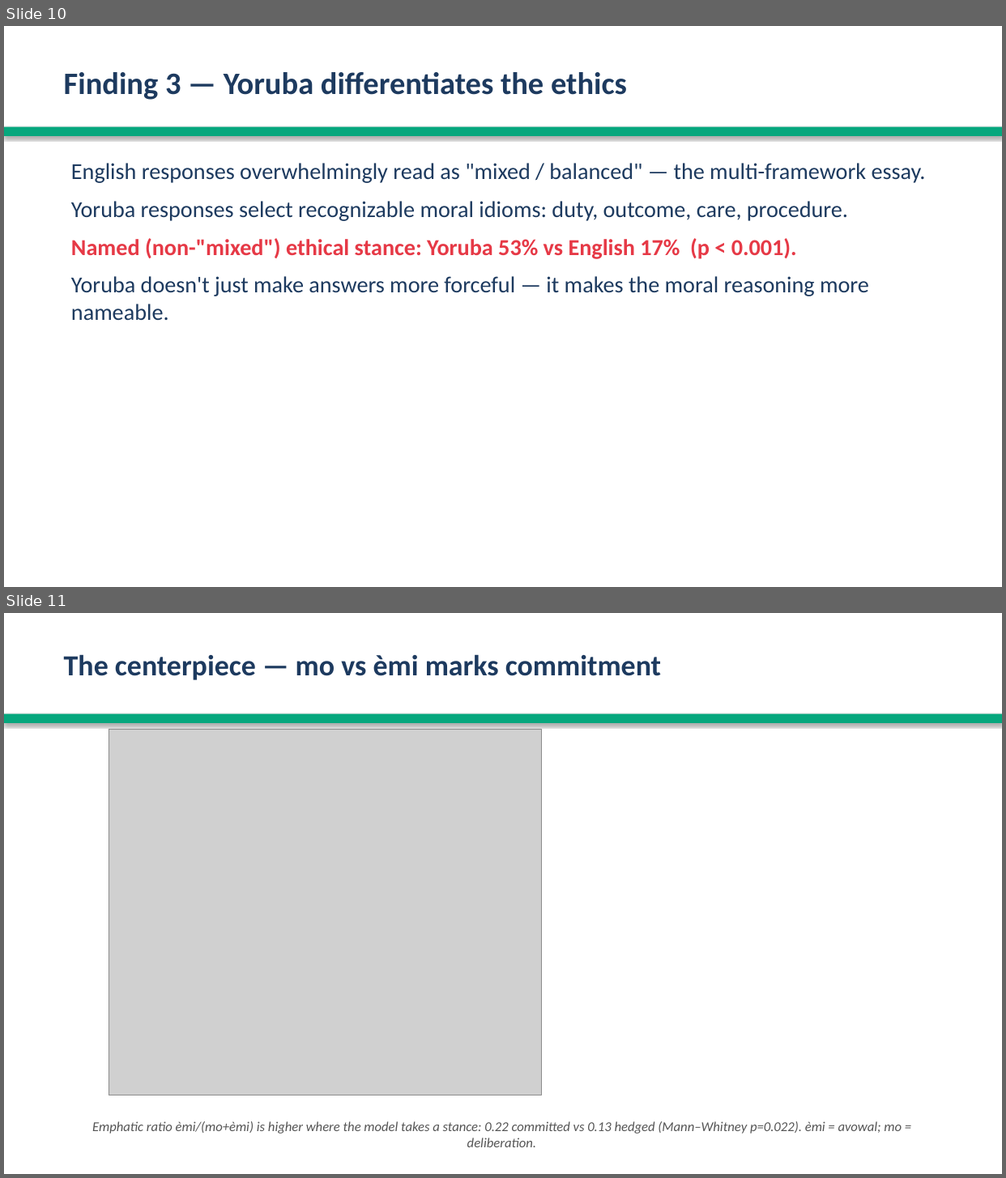
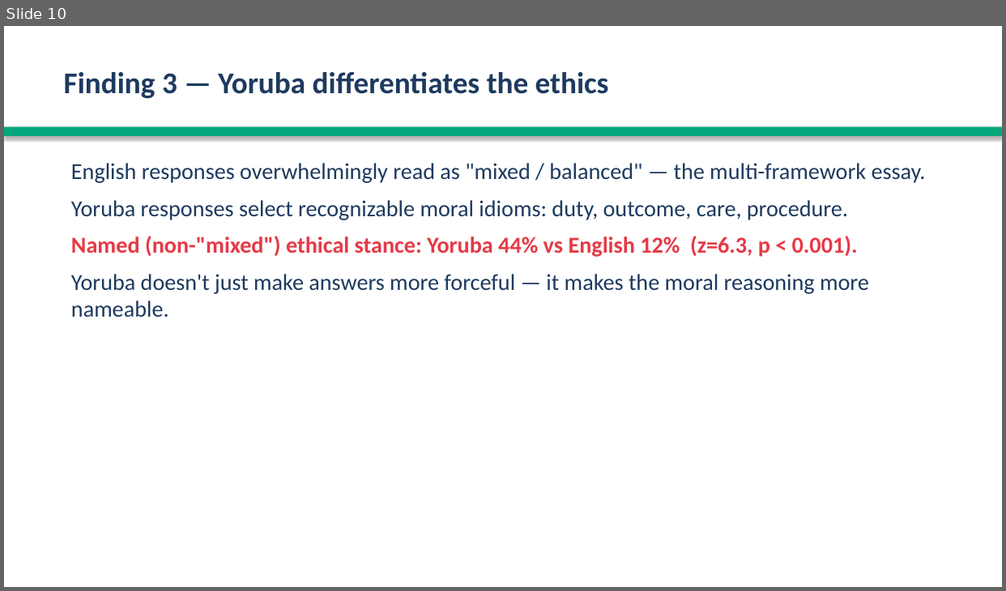
Before and after one commit to anonette/LLMsDeixis, a slide deck: deixis_analysis_pipeline/yoruba_cross_linguistic_analysis/Yoruba_Deixis_Presentation.pptx. Shown one above the other, each under a label of ours: slides 10 and 11 before the commit, slide 10 after it. The pictures are 1006x1178 and 1006x591 pixels, drawn with LibreOffice and Linux fonts; fonts in the diff are those of the drawing; grey boxes stand for pictures. Boxes give left, top, right and bottom in pixels: in the first picture for what was removed or moved away, otherwise in the second. Text is boxed around its words. In the diff, an @@ line names an element or a change of style, - is before the commit and + after.

```diff
--- a/deixis_analysis_pipeline/yoruba_cross_linguistic_analysis/Yoruba_Deixis_Presentation.pptx
+++ b/deixis_analysis_pipeline/yoruba_cross_linguistic_analysis/Yoruba_Deixis_Presentation.pptx
@@ slide 11 removed at box(4, 613, 1002, 1174), background #FFFFFF @@
@@ text removed at box(64, 654, 661, 680) @@
-The centerpiece — mo vs èmi marks commitment
@@ rectangle removed at box(4, 714, 1002, 723) @@
@@ picture removed at box(108, 729, 542, 1096) @@
@@ text removed at box(92, 1122, 901, 1148) @@
-Emphatic ratio èmi/(mo+èmi) is higher where the model takes a stance: 0.22 committed vs 0.13 hedged (Mann–Whitney p=0.022). èmi = avowal; mo = deliberation.
@@ slide 10 changed as well @@
@@ text "Finding 3 — Yoruba differentiates ..." at box(64, 72, 609, 99): size 30 to 29 pt @@
@@ text at box(71, 163, 926, 317): less space between paragraphs @@
@@ text at box(71, 236, 858, 257): text changed @@
-Named (non-"mixed") ethical stance: Yoruba 53% vs English 17% (p < 0.001).
+Named (non-"mixed") ethical stance: Yoruba 44% vs English 12% (z=6.3, p < 0.001).
```
Also in this commit, not shown: 17 other slides changed, 2 slides added, 1 other slide removed, 6 other files.
